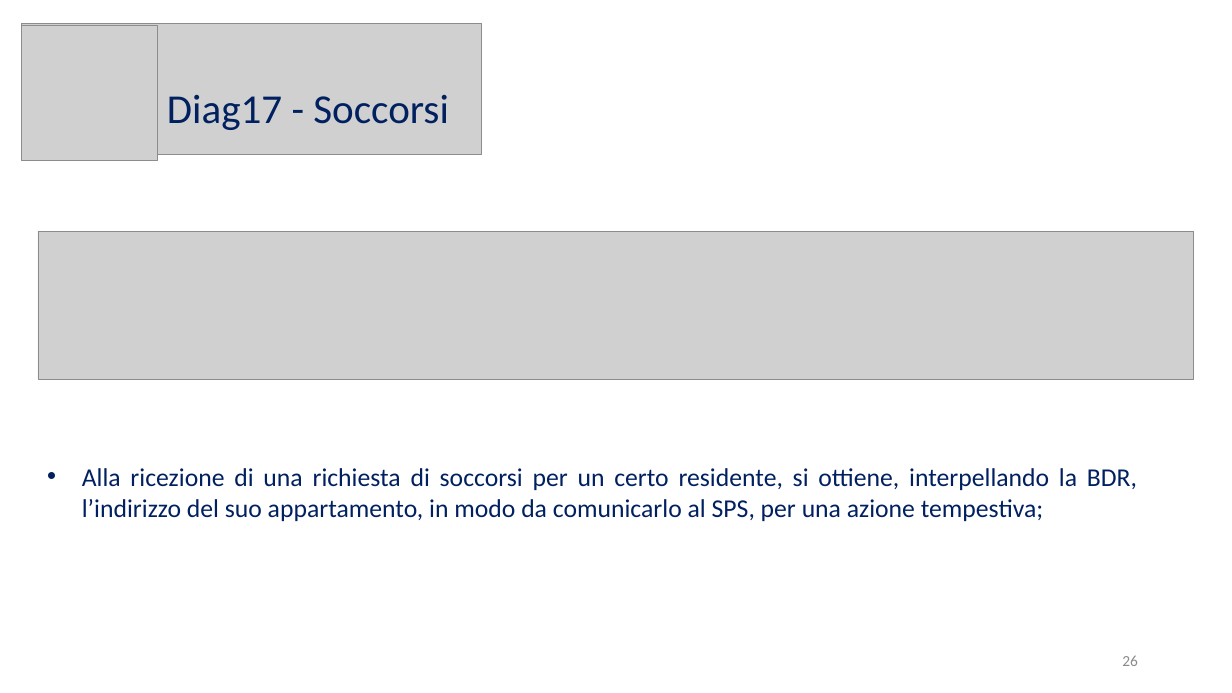
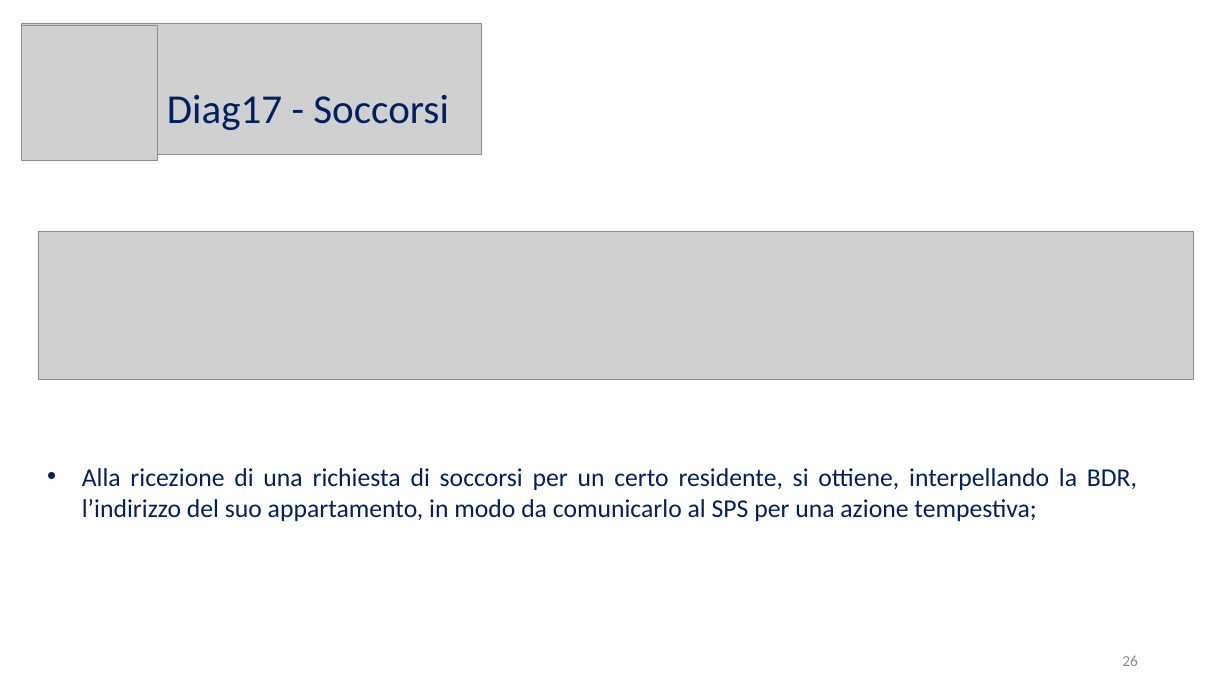
Before and after one commit to Wonderjack996/unimib-software-architecture, a slide deck: slide 26 of Progetto/Presentazione.pptx. Drawn at 1232x693 pixels with LibreOffice and Linux fonts; fonts in the diff are those of the drawing; grey boxes stand for pictures. Boxes give left, top, right and bottom in pixels: in the first picture for what was removed or moved away, otherwise in the second. Text is boxed around its words. In the diff, an @@ line names an element or a change of style, - is before the commit and + after.

```diff
--- a/Progetto/Presentazione.pptx
+++ b/Progetto/Presentazione.pptx
@@ text at [82,468,1137,521]: text changed @@
-• Alla ricezione di una richiesta di soccorsi per un certo residente, si ottiene, interpellando la BDR, l’indirizzo del suo appartamento, in modo da comunicarlo al SPS, per una azione tempestiva;
+• Alla ricezione di una richiesta di soccorsi per un certo residente, si ottiene, interpellando la BDR, l’indirizzo del suo appartamento, in modo da comunicarlo al SPS per una azione tempestiva;
```
Also in this commit, not shown: 7 other slides changed, 3 slides added, 5 other files.
